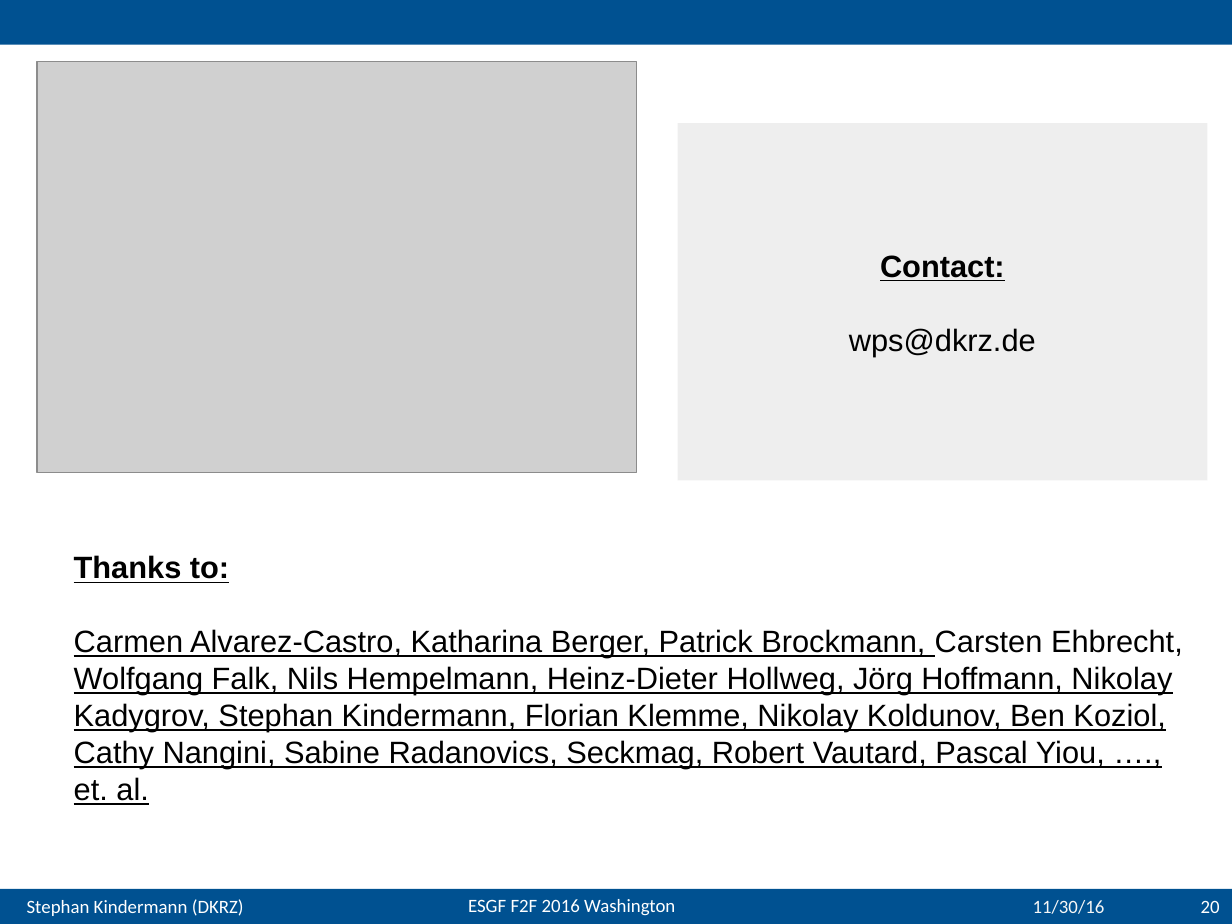
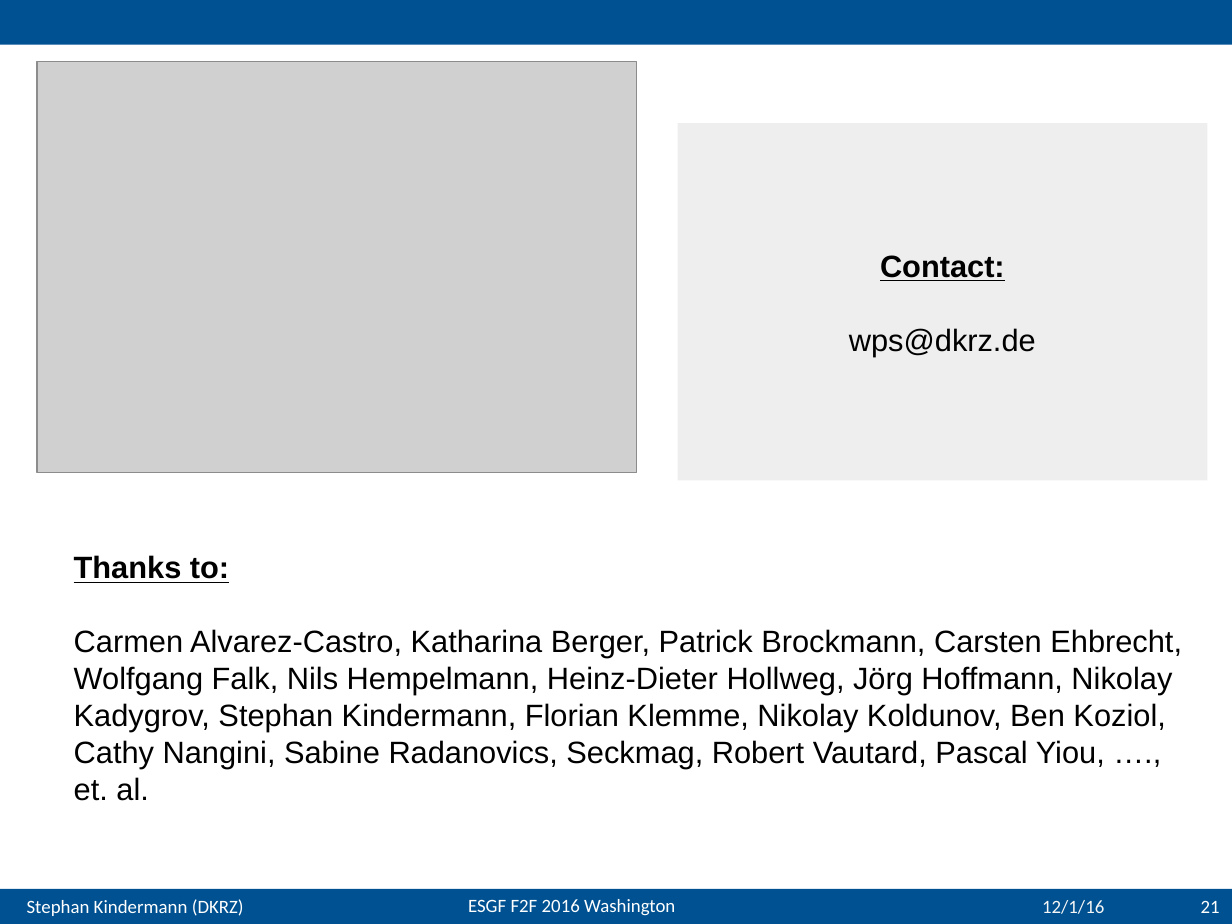
Before and after one commit to bird-house/birdhouse-docs, a slide deck: slide 21 of slides/birdhouse-esgf-f2f-2016/birdhouse-esgf-f2f-2016_dkrz.odp (slide 20 before the commit). Drawn at 1232x924 pixels with LibreOffice and Linux fonts; fonts in the diff are those of the drawing; grey boxes stand for pictures; background and template pictures are left out. Boxes give left, top, right and bottom in pixels: in the first picture for what was removed or moved away, otherwise in the second. Text is boxed around its words. In the diff, an @@ line names an element or a change of style, - is before the commit and + after.

```diff
--- a/slides/birdhouse-esgf-f2f-2016/birdhouse-esgf-f2f-2016_dkrz.odp
+++ b/slides/birdhouse-esgf-f2f-2016/birdhouse-esgf-f2f-2016_dkrz.odp
@@ text at (74, 629, 1182, 801): underline off @@
@@ text at (1042, 900, 1104, 914): text changed @@
-11/30/16
+12/1/16
@@ page number at (1201, 900, 1220, 913): text changed @@
-20
+21
```
Also in this commit, not shown: 19 other slides changed, 2 slides added, 1 slide removed.
